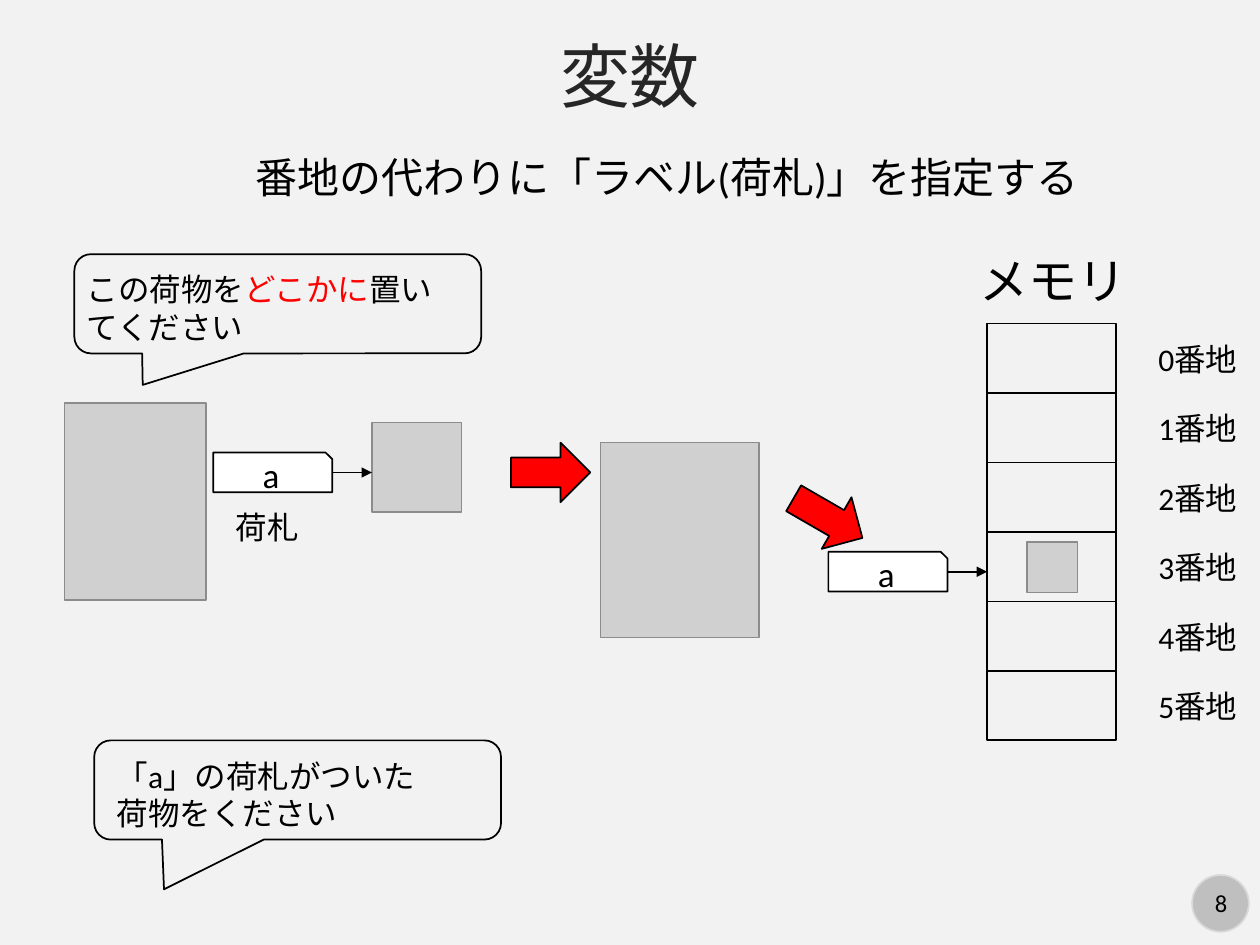
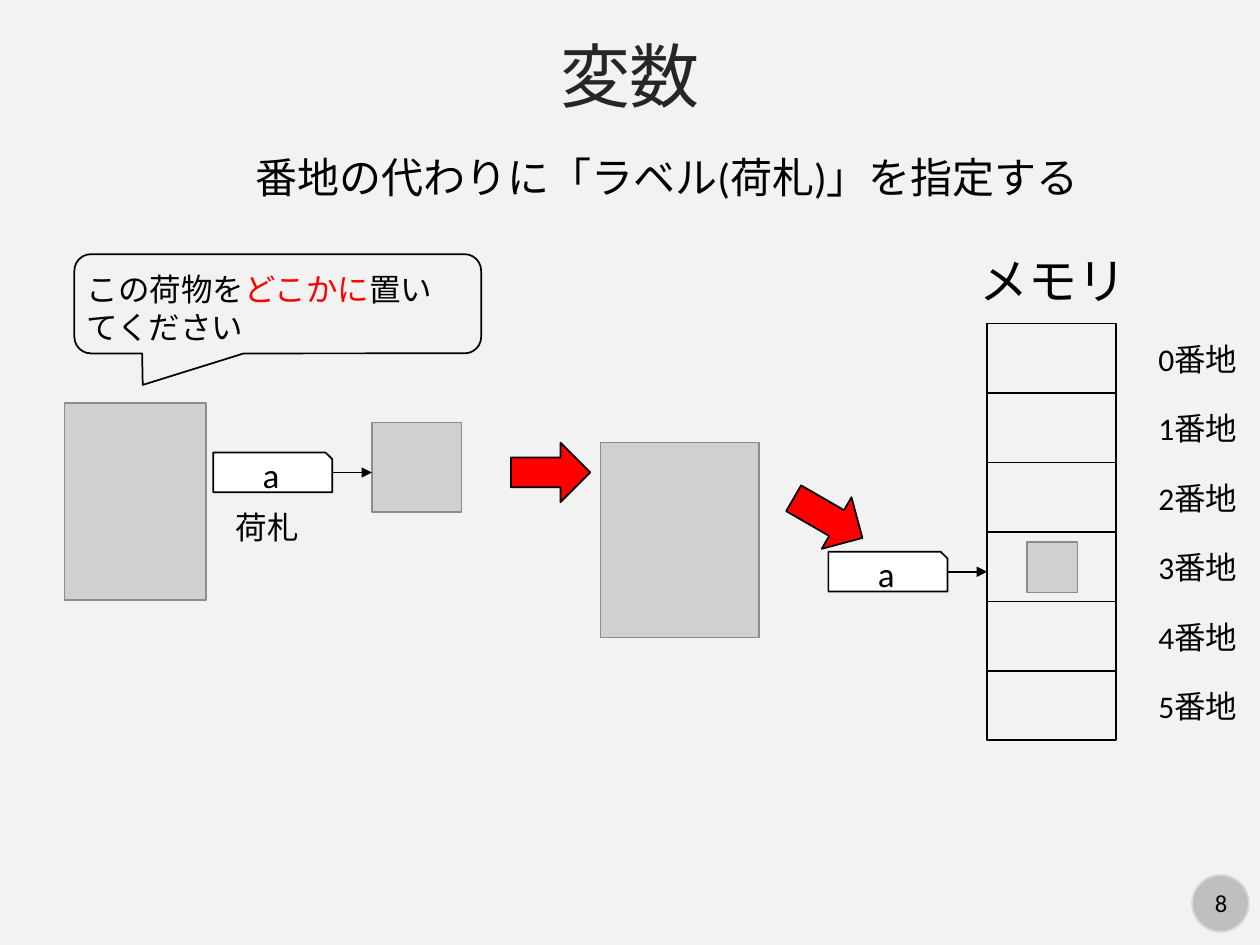
Before and after one commit to kaityo256/python_zero, a slide deck: slide 8 of basic/fig/slide.pptx. Drawn at 1260x945 pixels with LibreOffice and Linux fonts; fonts in the diff are those of the drawing; grey boxes stand for pictures. Boxes give left, top, right and bottom in pixels: in the first picture for what was removed or moved away, otherwise in the second. Text is boxed around its words. In the diff, an @@ line names an element or a change of style, - is before the commit and + after.

```diff
--- a/basic/fig/slide.pptx
+++ b/basic/fig/slide.pptx
@@ rounded speech box removed at (94, 741, 501, 840) @@
@@ text removed at (117, 761, 416, 828) @@
-「a」の荷札がついた
-荷物をください
```
Also in this commit, not shown: 2 other slides changed, 8 slides added.
